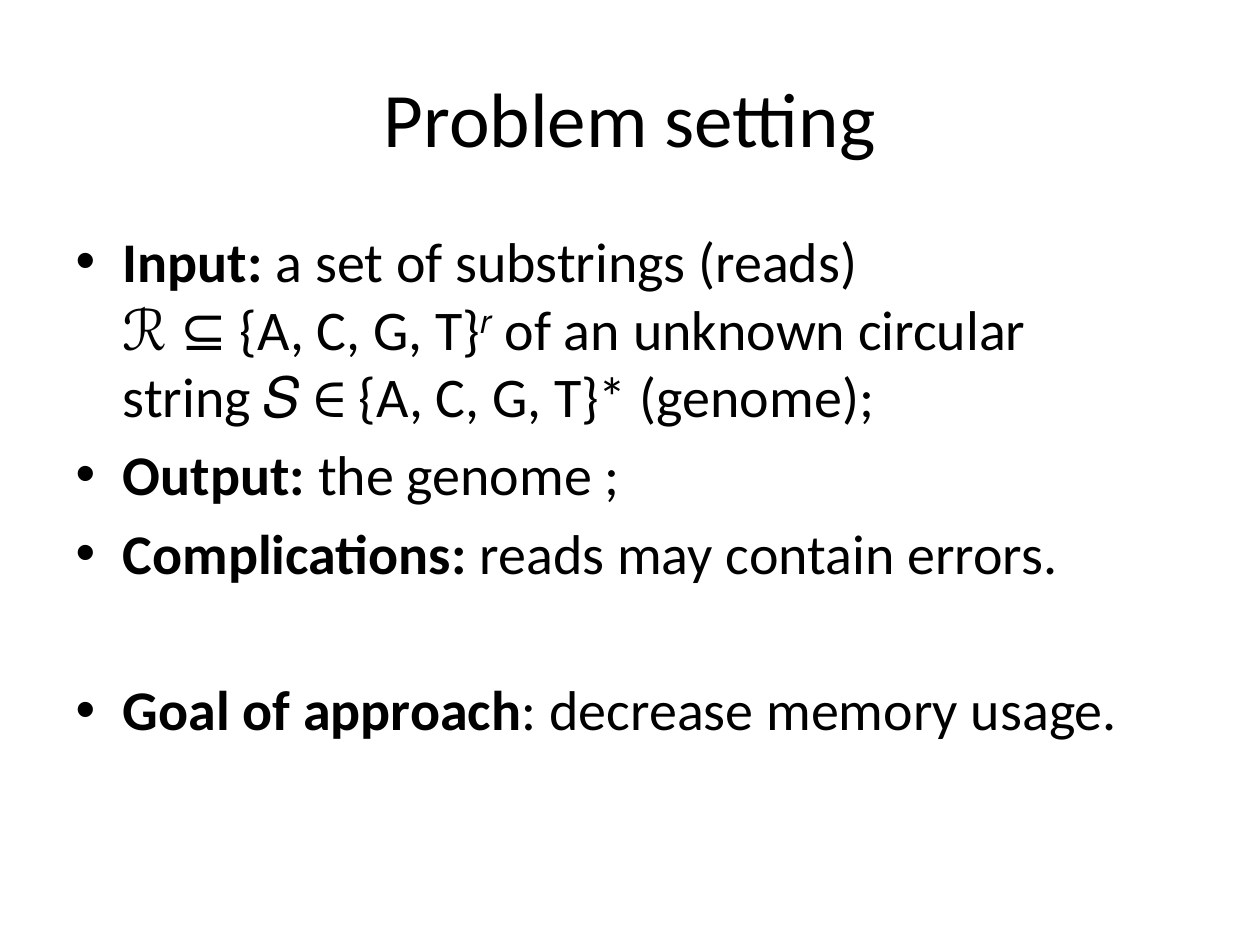
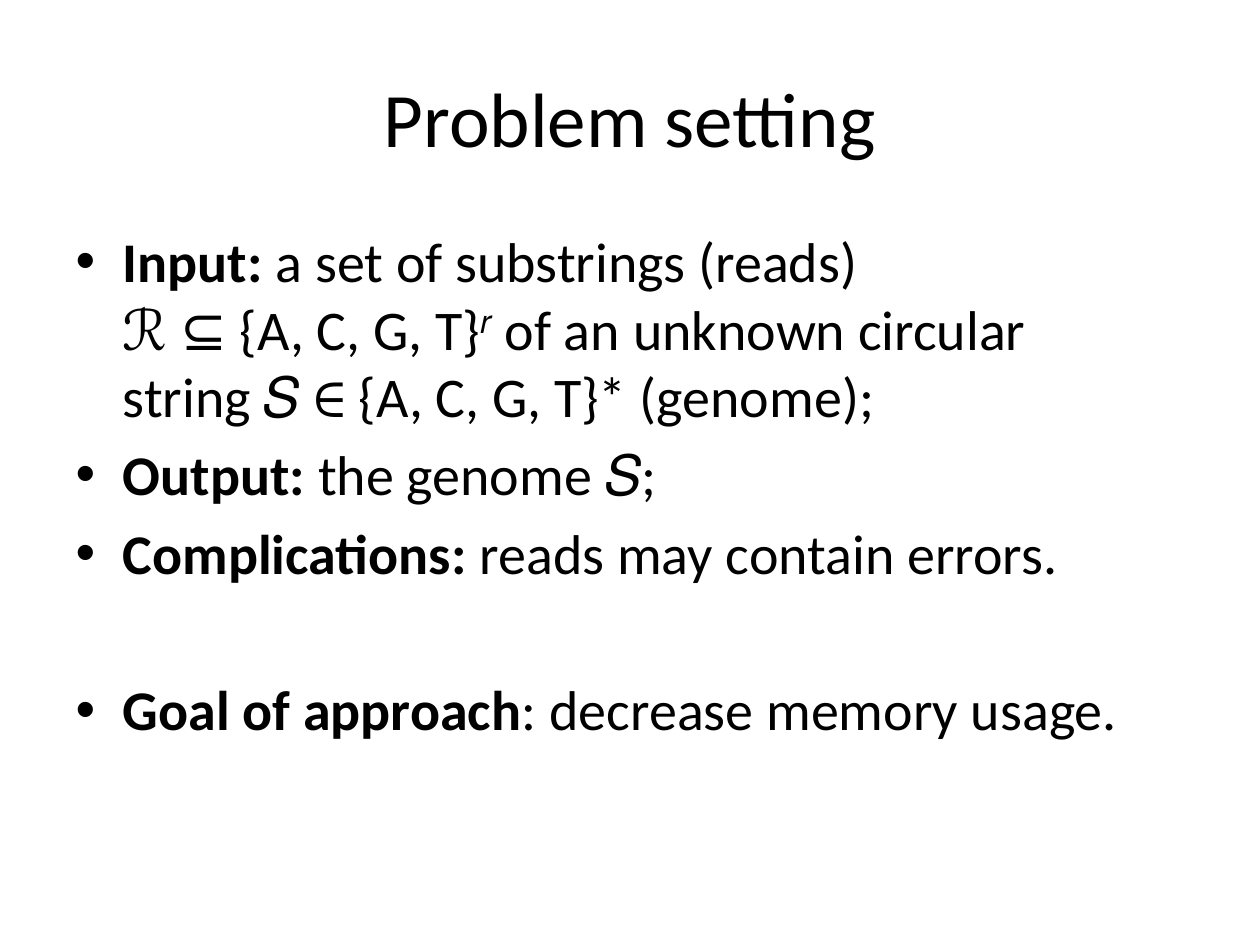
Before and after one commit to ablab/spades, a slide deck: slide 2 of assembler/docs/abruijn/presentation.pptx. Drawn at 1260x945 pixels with LibreOffice and Linux fonts; fonts in the diff are those of the drawing. Boxes give left, top, right and bottom in pixels: in the first picture for what was removed or moved away, otherwise in the second. Text is boxed around its words. In the diff, an @@ line names an element or a change of style, - is before the commit and + after.

```diff
--- a/assembler/docs/abruijn/presentation.pptx
+++ b/assembler/docs/abruijn/presentation.pptx
@@ text at (x1=123, y1=453, x2=642, y2=505): text changed @@
-• Output: the genome ;
+• Output: the genome 𝑆;
```
Also in this commit, not shown: 7 other slides changed, 1 slide added.
